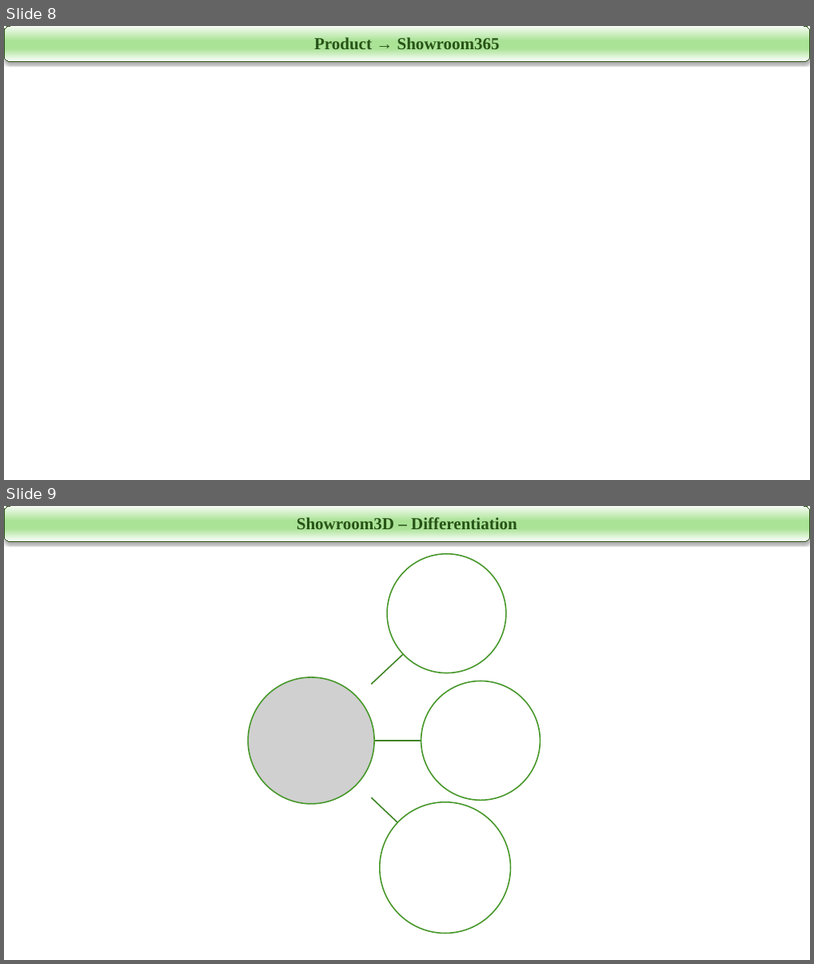
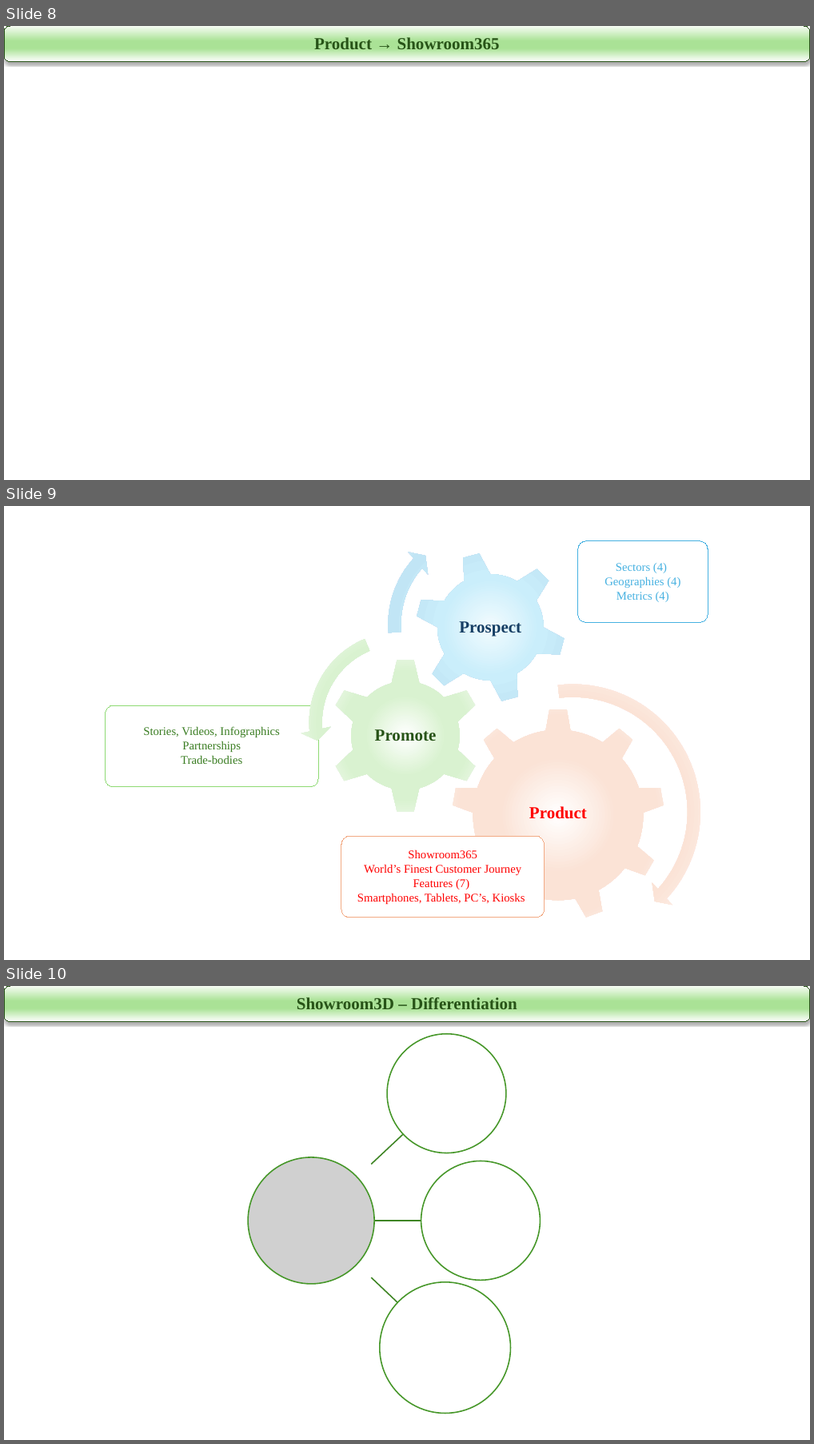
Before and after one commit to rktumuluri63/VC_RK_Investment, a slide deck: Agenda/Girish_Rishi_VisCommerce.pptx. Shown one above the other, each under a label of ours: slides 8 and 9 before the commit, slides 8, 9 and 10 after it. The pictures are 814x964 and 814x1444 pixels, drawn with LibreOffice and Linux fonts; fonts in the diff are those of the drawing; grey boxes stand for pictures. Boxes give left, top, right and bottom in pixels: in the first picture for what was removed or moved away, otherwise in the second. Text is boxed around its words. In the diff, an @@ line names an element or a change of style, - is before the commit and + after.

```diff
--- a/Agenda/Girish_Rishi_VisCommerce.pptx
+++ b/Agenda/Girish_Rishi_VisCommerce.pptx
@@ slide 9 added at (x1=4, y1=506, x2=810, y2=960), background #FFFFFF @@
@@ circular arrow added at (x1=380, y1=517, x2=594, y2=731), fill gradient #F2FBFE to #CAEEFB to #C1E5F5 to #FFFFFF @@
@@ freeform shape added at (x1=398, y1=535, x2=583, y2=720), fill gradient #F2FBFE to #CAEEFB to #C1E5F5 to #FFFFFF, 20 pt, text #163E64, bold @@
+Prospect
@@ freeform shape added at (x1=578, y1=541, x2=709, y2=622), fill #FFFFFF at 90% opacity, outline #46B1E1 0.75 pt, 14 pt, text #46B1E1 @@
+  Sectors (4)
+  Geographies (4)
+  Metrics (4)
@@ left circular arrow added at (x1=301, y1=624, x2=499, y2=821), fill gradient #FFFFFF to #D9F2D0 @@
@@ freeform shape added at (x1=328, y1=659, x2=483, y2=813), fill gradient #FFFFFF to #D9F2D0, 20 pt, text #275417, bold @@
+Promote
@@ circular arrow added at (x1=437, y1=676, x2=710, y2=948), fill gradient #FFFFFF to #FBE3D6 @@
@@ freeform shape added at (x1=105, y1=705, x2=318, y2=786), fill #FFFFFF at 90% opacity, outline #8ED973 0.75 pt, 14 pt, text #3B7D23 @@
+  Stories, Videos, Infographics
+  Partnerships
+  Trade-bodies
@@ freeform shape added at (x1=452, y1=708, x2=666, y2=922), fill gradient #FFFFFF to #FBE3D6, 20 pt, text #FF0000, bold @@
+Product
@@ freeform shape added at (x1=342, y1=836, x2=544, y2=916), fill #FFFFFF at 90% opacity, outline #F2AA84 0.75 pt, 14 pt, text #FF0000 @@
+  Showroom365
+  World’s Finest Customer Journey
+  Features (7)
+  Smartphones, Tablets, PC’s, Kiosks
@@ what was slide 9 is now slide 10 @@
```
